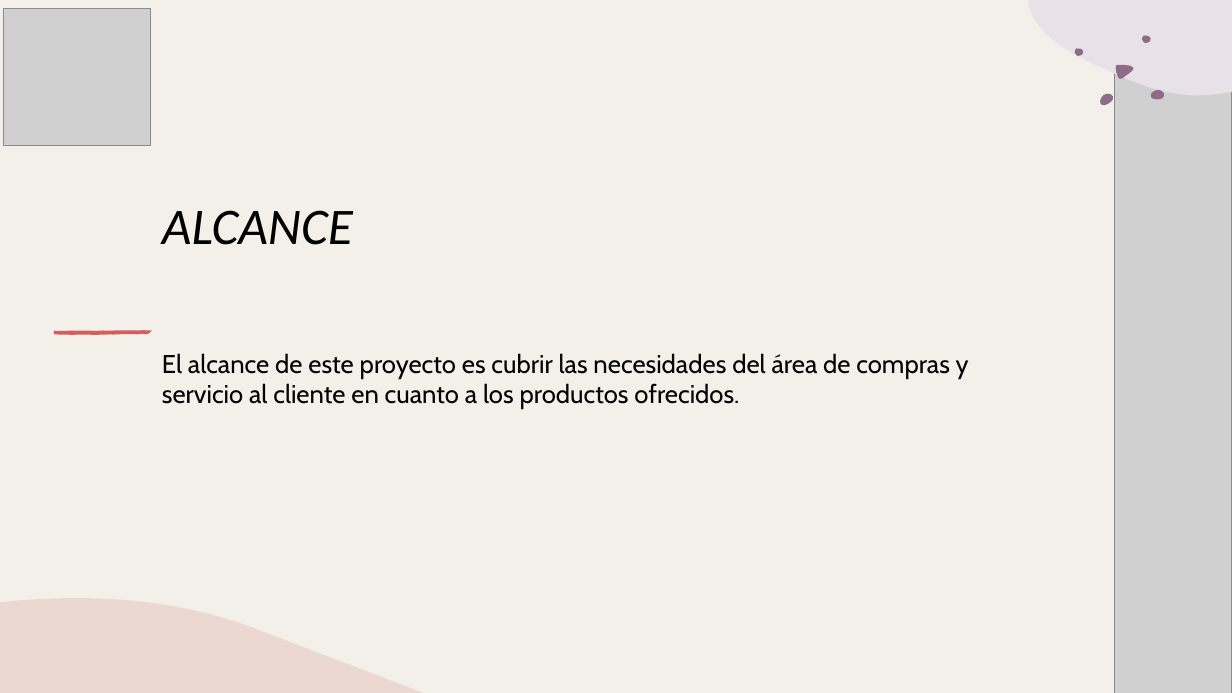
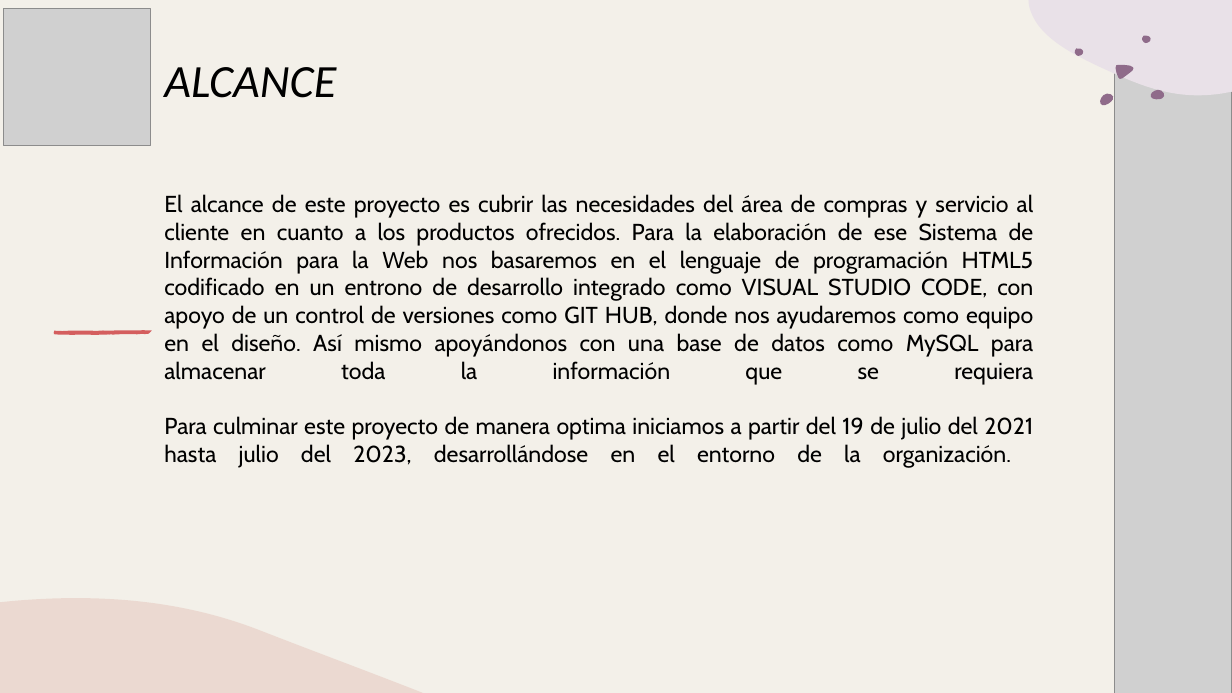
Before and after one commit to huertas-santiago/WebWuky, a slide deck: slide 5 of DOCUENTOS VARIOS/PRESENTACIONES/Presentacion de Proyecto_WUKY.pptx (slide 6 before the commit). Drawn at 1232x693 pixels with LibreOffice and Linux fonts; fonts in the diff are those of the drawing; grey boxes stand for pictures. Boxes give left, top, right and bottom in pixels: in the first picture for what was removed or moved away, otherwise in the second. Text is boxed around its words. In the diff, an @@ line names an element or a change of style, - is before the commit and + after.

```diff
--- a/DOCUENTOS VARIOS/PRESENTACIONES/Presentacion de Proyecto_WUKY.pptx
+++ b/DOCUENTOS VARIOS/PRESENTACIONES/Presentacion de Proyecto_WUKY.pptx
@@ title at (164,194,1034,468): text changed; size 20 to 18 pt @@
-ALCANCE
-El alcance de este proyecto es cubrir las necesidades del área de compras y servicio al cliente en cuanto a los productos ofrecidos.
+ALCANCE
+El alcance de este proyecto es cubrir las necesidades del área de compras y servicio al cliente en cuanto a los productos ofrecidos. Para la elaboración de ese Sistema de Información para la Web nos basaremos en el lenguaje de programación HTML5 codificado en un entrono de desarrollo integrado como VISUAL STUDIO CODE, con apoyo de un control de versiones como GIT HUB, donde nos ayudaremos como equipo en el diseño. Así mismo apoyándonos con una base de datos como MySQL para almacenar toda la información que se requiera
+Para culminar este proyecto de manera optima iniciamos a partir del 19 de julio del 2021 hasta julio del 2023, desarrollándose en el entorno de la organización.
```
Also in this commit, not shown: 6 other slides changed, 2 slides added, 2 slides removed, 6 other files.
